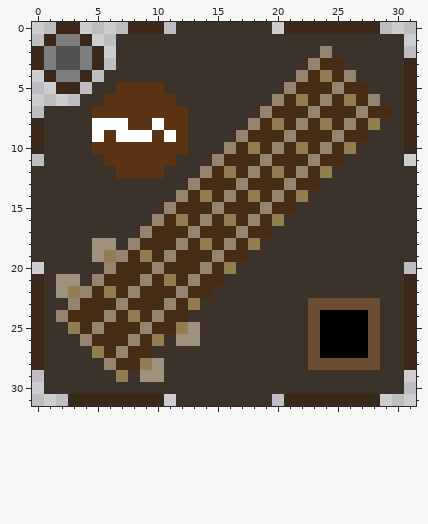
Pixel-art sprite, stored at Icons/Broken Guitar Chords.png. The picture above was drawn from the file before the commit.
The file is 32x32 pixels.
After:
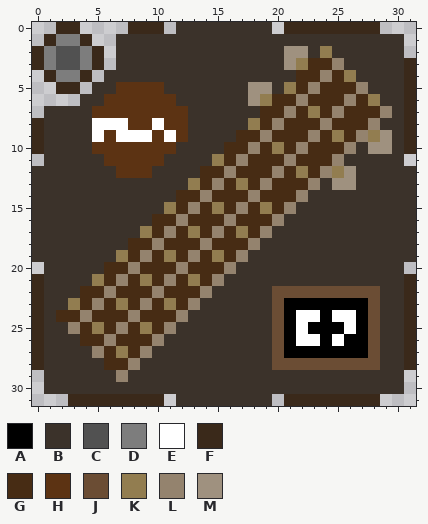
Palette (. is transparent): A #000000  B #3b322a  C #515151  D #7d7d7d  E #ffffff  F #3a291a  G #472c14  H #5c3313  J #6b4d34  K #927d50  L #94836e  M #9f917f
Difference:
@@ x 0..31 @@
  1 .FDDF..BBBBBBBBBBBBBBBBBBBBBBBB.
- 2 FDCCDF.BBBBBBBBBBBBBBBBBLBBBBBB.
- 3 FDCCDF.BBBBBBBBBBBBBBBBLGGBBBBBF
- 4 .FDDF.BBBBBBBBBBBBBBBBLGKGLBBBBF
- 5 ..FF.BBHHHHBBBBBBBBBBLGGGLGGBBBF
- 6 ....BBHHHHHHBBBBBBBBLGKGLGKGLBBF
- 7 .BBBBHHHHHHHHBBBBBBLGGGLGGGLGGBF
- 8 FBBBBEEEHHEHHBBBBBLGKGLGKGLGKBBF
- 9 FBBBBEHEEEHEHBBBBLGGGLGGGLGGBBBF
-10 FBBBBHHHHHHHHBBBLGKGLGKGLGKBBBBF
-11 .BBBBBHHHHHHBBBLGGGLGGGLGGBBBBB.
-12 BBBBBBBHHHHBBBLGKGLGKGLGKBBBBBBB
-13 BBBBBBBBBBBBBLGGGLGGGLGGBBBBBBBB
-14 BBBBBBBBBBBBLGKGLGKGLGKBBBBBBBBB
-15 BBBBBBBBBBBLGGGLGGGLGGBBBBBBBBBB
-16 BBBBBBBBBBLGKGLGKGLGKBBBBBBBBBBB
-17 BBBBBBBBBLGGGLGGGLGGBBBBBBBBBBBB
-18 BBBBBMMBLGGGLGKGLGKBBBBBBBBBBBBB
-19 BBBBBMKLGKGLGGGLGGBBBBBBBBBBBBBB
-20 .BBBBBLGGGLGGGLGKBBBBBBBBBBBBBB.
-21 FBMMBLGGGLGKGLGGBBBBBBBBBBBBBBBF
-22 FBMKLGKGLGGGLGGBBBBBBBBBBBBBBBBF
-23 FBBLGGGLGGGLGKBBBBBBBBBJJJJJJBBF
-24 FBLGGGLGKGLGGBBBBBBBBBBJAAAAJBBF
-25 FBBKGLGGGLGGKMBBBBBBBBBJAAAAJBBF
-26 FBBBLGGGLGKBMMBBBBBBBBBJAAAAJBBF
-27 FBBBBKGLGGBBBBBBBBBBBBBJAAAAJBBF
-28 FBBBBBLGGKMBBBBBBBBBBBBJJJJJJBBF
-29 .BBBBBBKBMMBBBBBBBBBBBBBBBBBBBB.
+ 2 FDCCDF.BBBBBBBBBBBBBBMMBKBBBBBB.
+ 3 FDCCDF.BBBBBBBBBBBBBBMKGGLBBBBBF
+ 4 .FDDF.BBBBBBBBBBBBBBBBGGLGKBBBBF
+ 5 ..FF.BBHHHHBBBBBBBMMBKGLGGGLBBBF
+ 6 ....BBHHHHHHBBBBBBMKGGLGGGLGKBBF
+ 7 .BBBBHHHHHHHHBBBBBBGGLGKGLGGGLBF
+ 8 FBBBBEEEHHEHHBBBBBKGLGGGLGGGLBBF
+ 9 FBBBBEHEEEHEHBBBBGGLGGGLGKGLKMBF
+10 FBBBBHHHHHHHBBBBGGLGKGLGGGLBMMBF
+11 .BBBBBHHHHHBBBBKGLGGGLGGGLBBBBB.
+12 BBBBBBBHHHBBBBGGLGGGLGKGLKMBBBBB
+13 BBBBBBBBBBBBBKGLGKGLGGGLBMMBBBBB
+14 BBBBBBBBBBBBGGLGGGLGGGLBBBBBBBBB
+15 BBBBBBBBBBBKGLGKGLGKGLBBBBBBBBBB
+16 BBBBBBBBBBGGLGGGLGGGLBBBBBBBBBBB
+17 BBBBBBBBBKGLGKGLGKGLBBBBBBBBBBBB
+18 BBBBBBBBGGLGGGLGGGLBBBBBBBBBBBBB
+19 BBBBBBBKGLGKGLGKGLBBBBBBBBBBBBBB
+20 .BBBBBGGLGGGLGGGLBBBBBBBBBBBBBB.
+21 FBBBBKGLGKGLGKGLBBBBBBBBBBBBBBBF
+22 FBBBGGLGGGLGGGLBBBBBJJJJJJJJJBBF
+23 FBBKGLGKGLGKGLBBBBBBJAAAAAAAJBBF
+24 FBGGLGGGLGGGLBBBBBBBJAEEAEEAJBBF
+25 FBBLGKGLGKGLBBBBBBBBJAEAAAEAJBBF
+26 FBBBGGLGGGLBBBBBBBBBJAEEAEAAJBBF
+27 FBBBBLGKGLBBBBBBBBBBJAAAAAAAJBBF
+28 FBBBBBGGLBBBBBBBBBBBJJJJJJJJJBBF
+29 .BBBBBBLBBBBBBBBBBBBBBBBBBBBBBB.
 30 .BBBBBBBBBBBBBBBBBBBBBBBBBBBBBB.
Where, in picture pixels (left, top, right, bottom), the same in both pictures:
changed: (56, 46, 392, 382)
